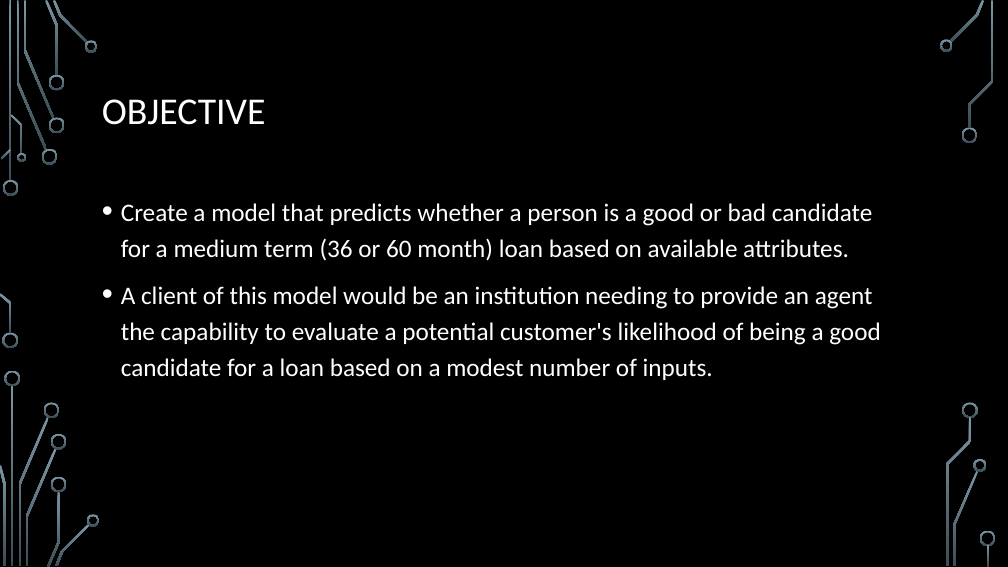
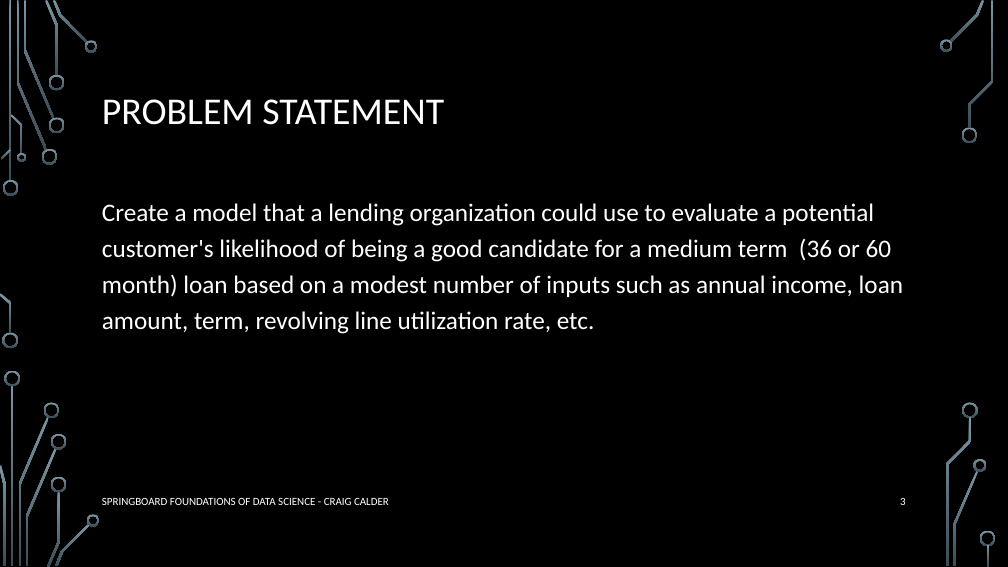
Before and after one commit to clcinpdx/datascience, a slide deck: slide 3 of capstone/Calder-Capstone-Models_LOGREG_TREE.pptx (slide 2 before the commit). Drawn at 1008x567 pixels with LibreOffice and Linux fonts; fonts in the diff are those of the drawing; background and template pictures are left out. Boxes give left, top, right and bottom in pixels: in the first picture for what was removed or moved away, otherwise in the second. Text is boxed around its words. In the diff, an @@ line names an element or a change of style, - is before the commit and + after.

```diff
--- a/capstone/Calder-Capstone-Models_LOGREG_TREE.pptx
+++ b/capstone/Calder-Capstone-Models_LOGREG_TREE.pptx
@@ title at box(102, 99, 444, 125): text changed @@
-OBJECTIVE
+PROBLEM STATEMENT
@@ text at box(102, 203, 903, 334): text changed @@
-• Create a model that predicts whether a person is a good or bad candidate for a medium term (36 or 60 month) loan based on available attributes.
-• A client of this model would be an institution needing to provide an agent the capability to evaluate a potential customer's likelihood of being a good candidate for a loan based on a modest number of inputs.
+Create a model that a lending organization could use to evaluate a potential customer's likelihood of being a good candidate for a medium term (36 or 60 month) loan based on a modest number of inputs such as annual income, loan amount, term, revolving line utilization rate, etc.
@@ text added at box(102, 498, 389, 505), 10.5 pt, text #FFFFFF @@
+SPRINGBOARD FOUNDATIONS OF DATA SCIENCE - CRAIG CALDER
@@ page number added at box(900, 498, 906, 505), 10.5 pt, text #FFFFFF @@
+3
```
Also in this commit, not shown: 5 other slides changed, 5 slides added, 13 slides removed, 3 other files.
